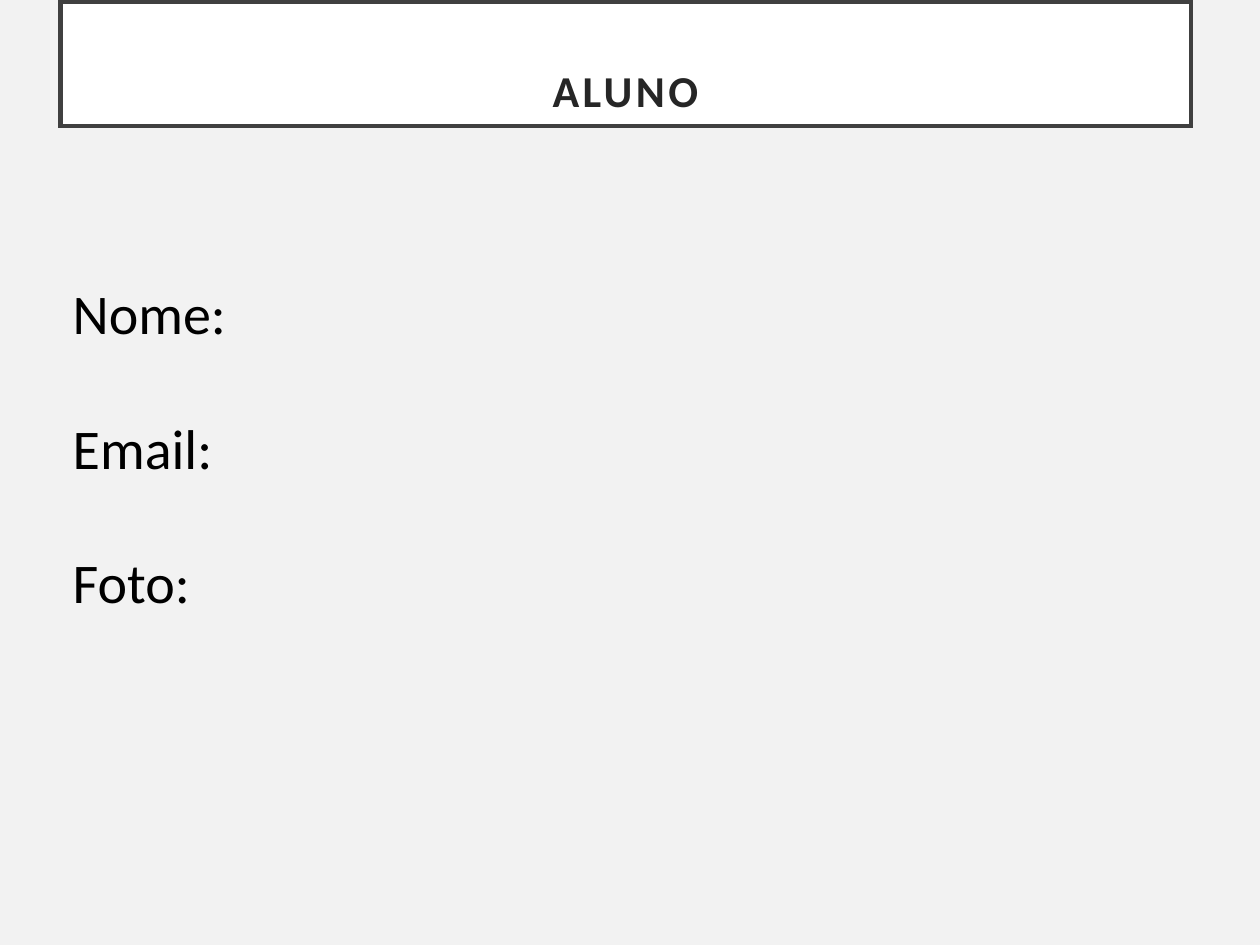
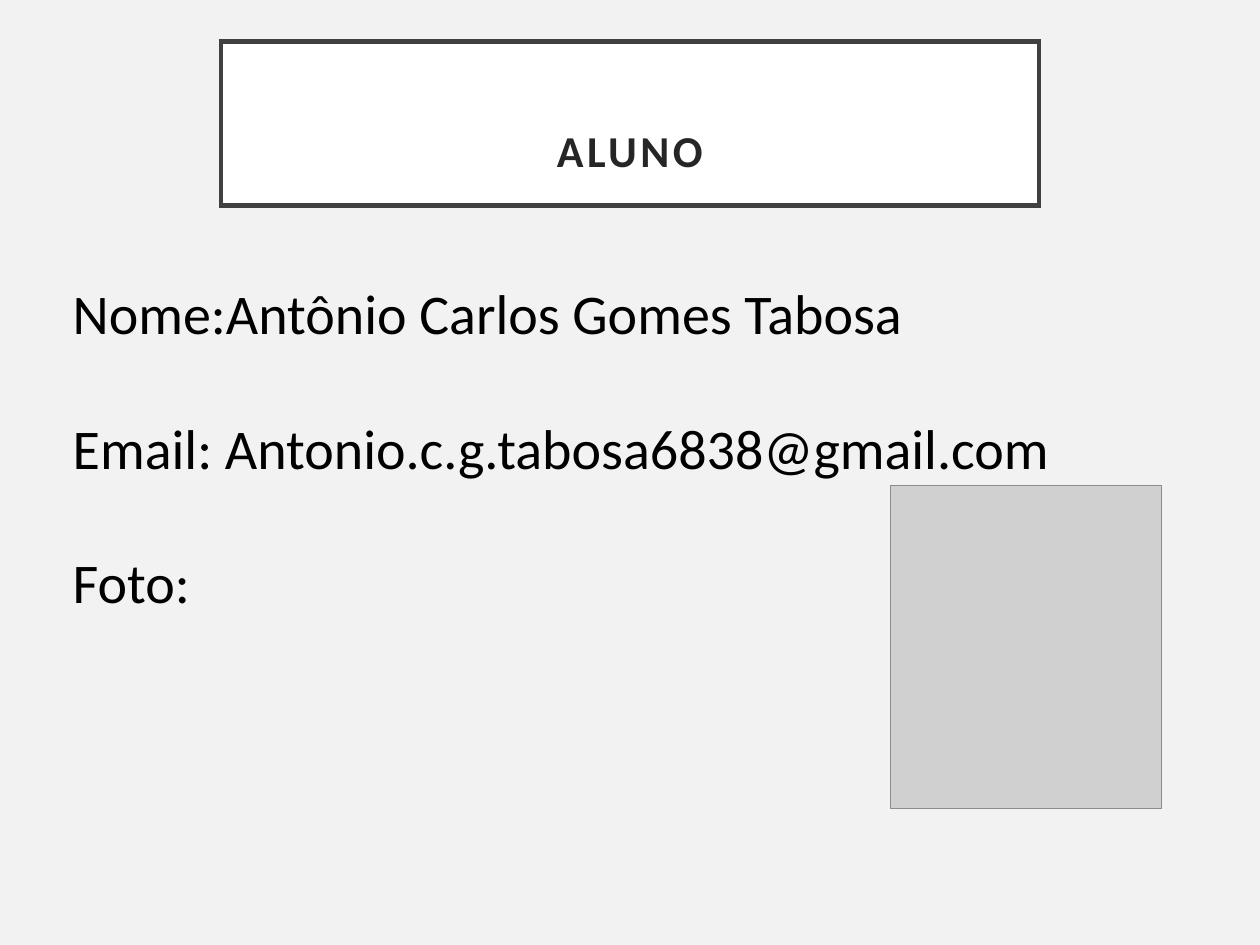
Before and after one commit to Paulo-UNIRON/citacoes, a slide deck: slide 4 of Atividade de controle de versoes.pptx. Drawn at 1260x945 pixels with LibreOffice and Linux fonts; fonts in the diff are those of the drawing; grey boxes stand for pictures. Boxes give left, top, right and bottom in pixels: in the first picture for what was removed or moved away, otherwise in the second. Text is boxed around its words. In the diff, an @@ line names an element or a change of style, - is before the commit and + after.

Commit message:
Arquivo modificado por aluno

```diff
--- a/Atividade de controle de versoes.pptx
+++ b/Atividade de controle de versoes.pptx
@@ title "ALUNO": place and size @@
-title "ALUNO" at box(60, 1, 1191, 126)
+title "ALUNO" at box(220, 42, 1038, 205)
@@ text at box(73, 295, 1049, 479): text changed @@
-Nome:
-Email:
+Nome:Antônio Carlos Gomes Tabosa
+Email: Antonio.c.g.tabosa6838@gmail.com
@@ picture added at box(891, 485, 1162, 808) @@
```
